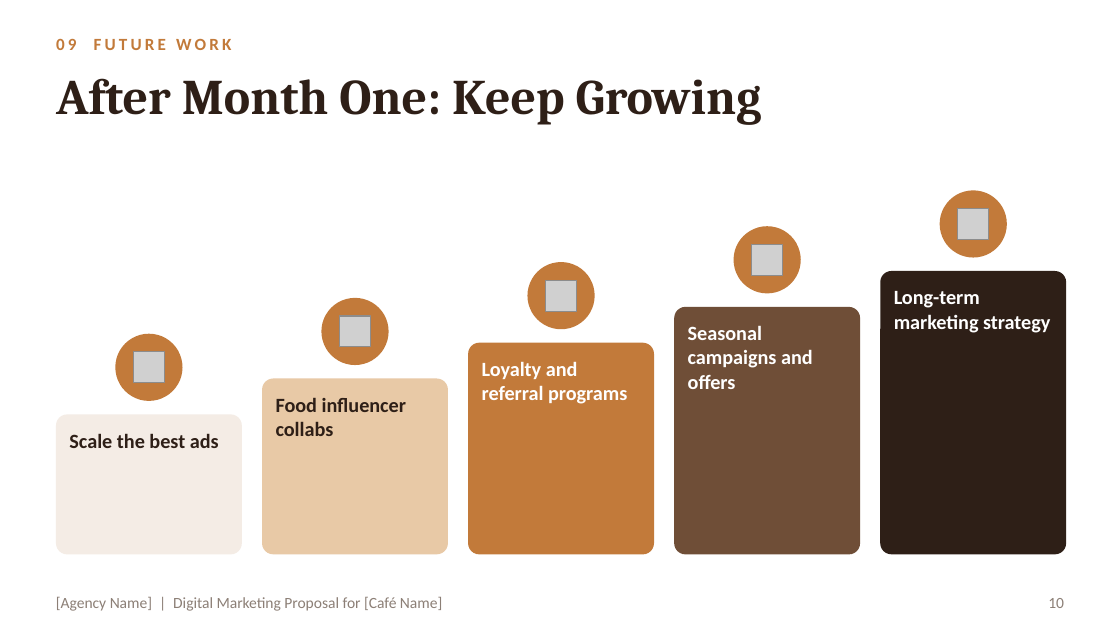
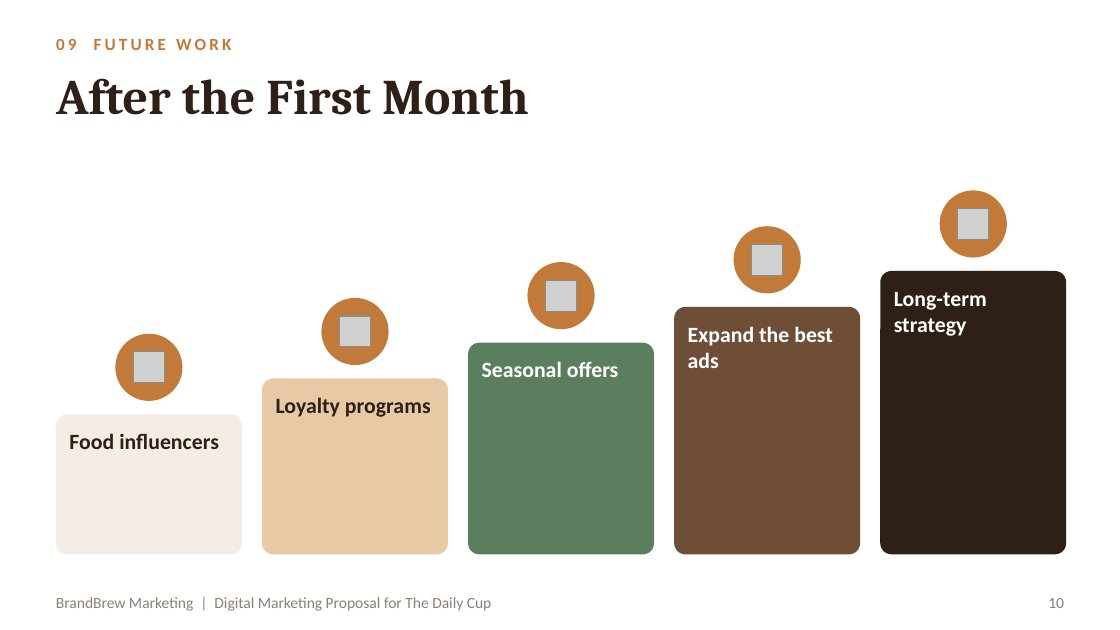
Before and after one commit to RahmaOshba/RahmaOshba, a slide deck: slide 10 of Cafe_Marketing_Proposal.pptx. Drawn at 1120x630 pixels with LibreOffice and Linux fonts; fonts in the diff are those of the drawing; grey boxes stand for pictures. Boxes give left, top, right and bottom in pixels: in the first picture for what was removed or moved away, otherwise in the second. Text is boxed around its words. In the diff, an @@ line names an element or a change of style, - is before the commit and + after.

```diff
--- a/Cafe_Marketing_Proposal.pptx
+++ b/Cafe_Marketing_Proposal.pptx
@@ title at [56,78,529,115]: text changed @@
-After Month One: Keep Growing
+After the First Month
@@ text at [894,292,987,336]: text changed; size 13 to 14 pt @@
-Long-term marketing strategy
+Long-term strategy
@@ text at [688,326,833,368]: text changed; size 13 to 14 pt @@
-Seasonal campaigns and offers
+Expand the best ads
@@ rounded rectangle at [468,343,654,554]: fill #C27A3A to #5B7F5E @@
@@ text at [482,361,619,377]: text changed; size 13 to 14 pt @@
-Loyalty and referral programs
+Seasonal offers
@@ text at [276,397,431,417]: text changed; size 13 to 14 pt @@
-Food influencer collabs
+Loyalty programs
@@ text at [69,433,219,449]: text changed; size 13 to 14 pt @@
-Scale the best ads
+Food influencers
@@ text at [56,597,492,611]: text changed @@
-[Agency Name] | Digital Marketing Proposal for [Café Name]
+BrandBrew Marketing | Digital Marketing Proposal for The Daily Cup
```
Also in this commit, not shown: 8 other slides changed, 2 slides added, 2 slides removed.
